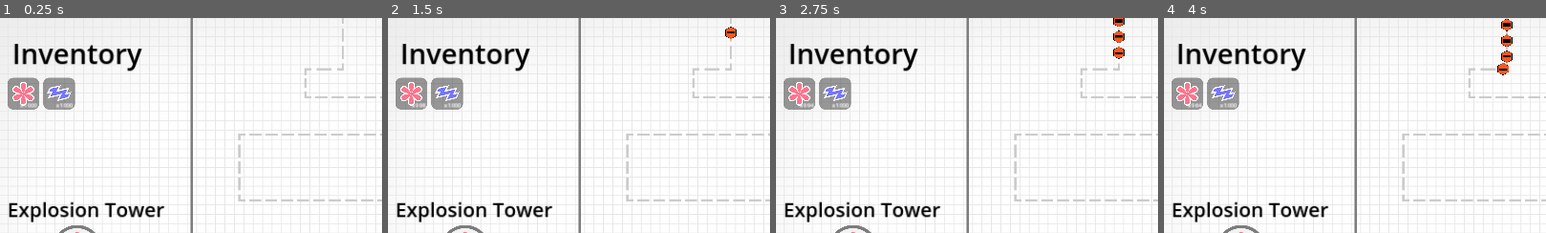
Above: before the commit, frames 1-4 (left to right).
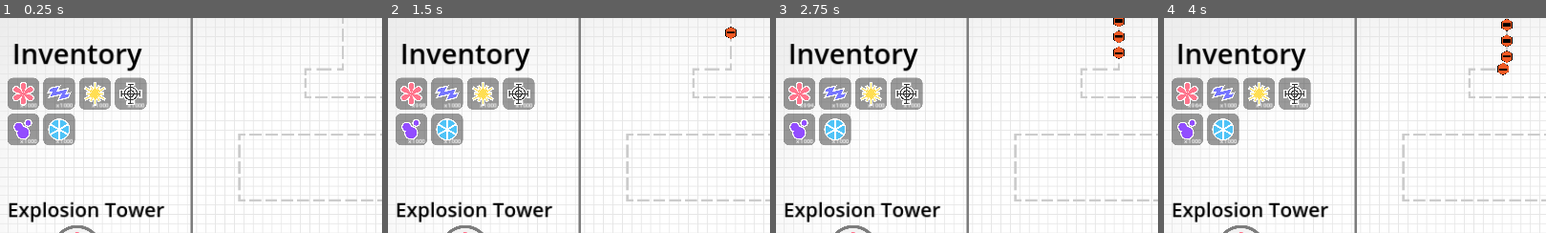
Above: after the commit, the same moments.

Repository: cxhuy/ptd
Game: Godot game, scene res://scenes/game.tscn
The game is run twice, just before and just after one commit, with the same random seed, the same clock (stepped at 60 frames per second) and the same inputs.
Inputs:
- Up to frame 1 (0.25 s): no input
- Up to frame 2 (1.5 s): click "Start Wave" at 0.5 s; click "Upgrade 1000 / 2" at 1.25 s
- Up to frame 3 (2.75 s): click "Upgrade 998 / 4" at 2 s
- Up to frame 4 (4 s): click "Upgrade 994 / 10" at 2.75 s; click "Upgrade 984 / 20" at 3.5 s
The pictures show only the part of the screen within x 5-55%, y 0-50%; the shares and areas given below are measured in that part.

The runs differ from the first frame. In frame 1, 4.1% of the frame differs, in the area x 2-39%, y 27-60%; in frame 2, 4.1%; in frame 3, 4.1%; in frame 4, 4.1%.

Commit message:
feat: add tower add button up to tower6

Diff:
--- a/global/data.gd
+++ b/global/data.gd
@@ -34,5 +34,41 @@
 			"damage": [10, 12, 15, 18, 22, 27, 33, 40, 50],
 			"targetEnemies": [3, 3, 4, 4, 5, 6, 7, 8, 10],
 		}
-	}
+	},
+	3: {
+		"name": "Light Tower",
+		"description": "Shoots a beam of light",
+
+		"level": 1,
+		"quantity": 1000,
+
+		"stats": {}
+	},
+	4: {
+		"name": "Sniper Tower",
+		"description": "Fires a bullet that becomes stronger as it travels (Max 2X)",
+
+		"level": 1,
+		"quantity": 1000,
+
+		"stats": {}
+	},
+	5: {
+		"name": "Poison Tower",
+		"description": "Poisons nearby enemies",
+
+		"level": 1,
+		"quantity": 1000,
+
+		"stats": {}
+	},
+	6: {
+		"name": "Comet Tower",
+		"description": "Adds a comet to its orbit (Max 6 stacks)",
+
+		"level": 1,
+		"quantity": 1000,
+
+		"stats": {}
+	},
 }
--- a/scripts/ui.gd
+++ b/scripts/ui.gd
@@ -7,7 +7,7 @@
 
 
 func _ready():
-	for i in range(2):
+	for i in range(6):
 		var towerAddInstance = towerAdd.instantiate()
 		var tower = load("res://scenes/tower/tower" + str(i + 1) + "/tower" + str(i + 1) + ".tscn")
 		towerAddInstance.tower = tower
